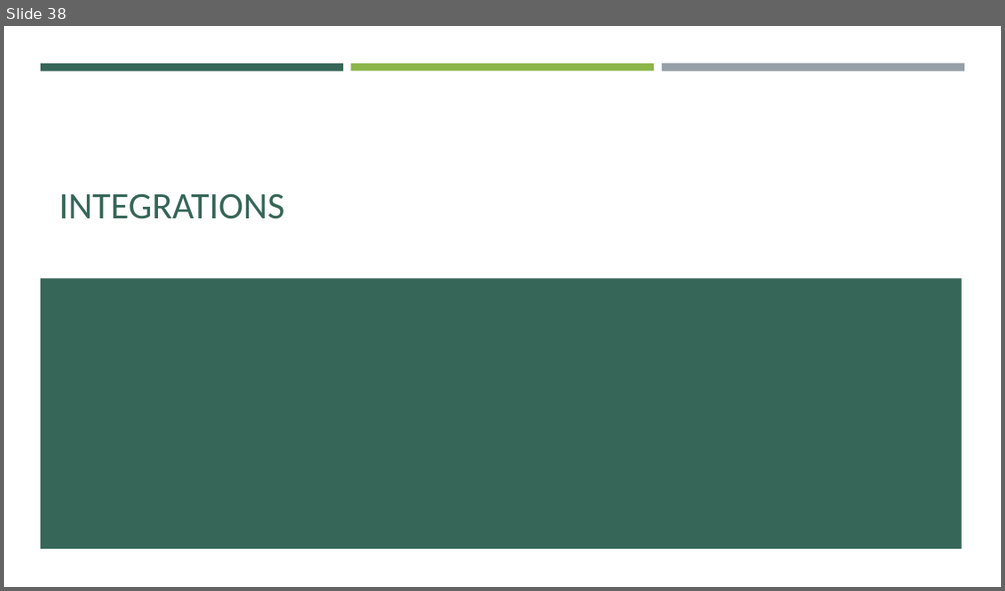
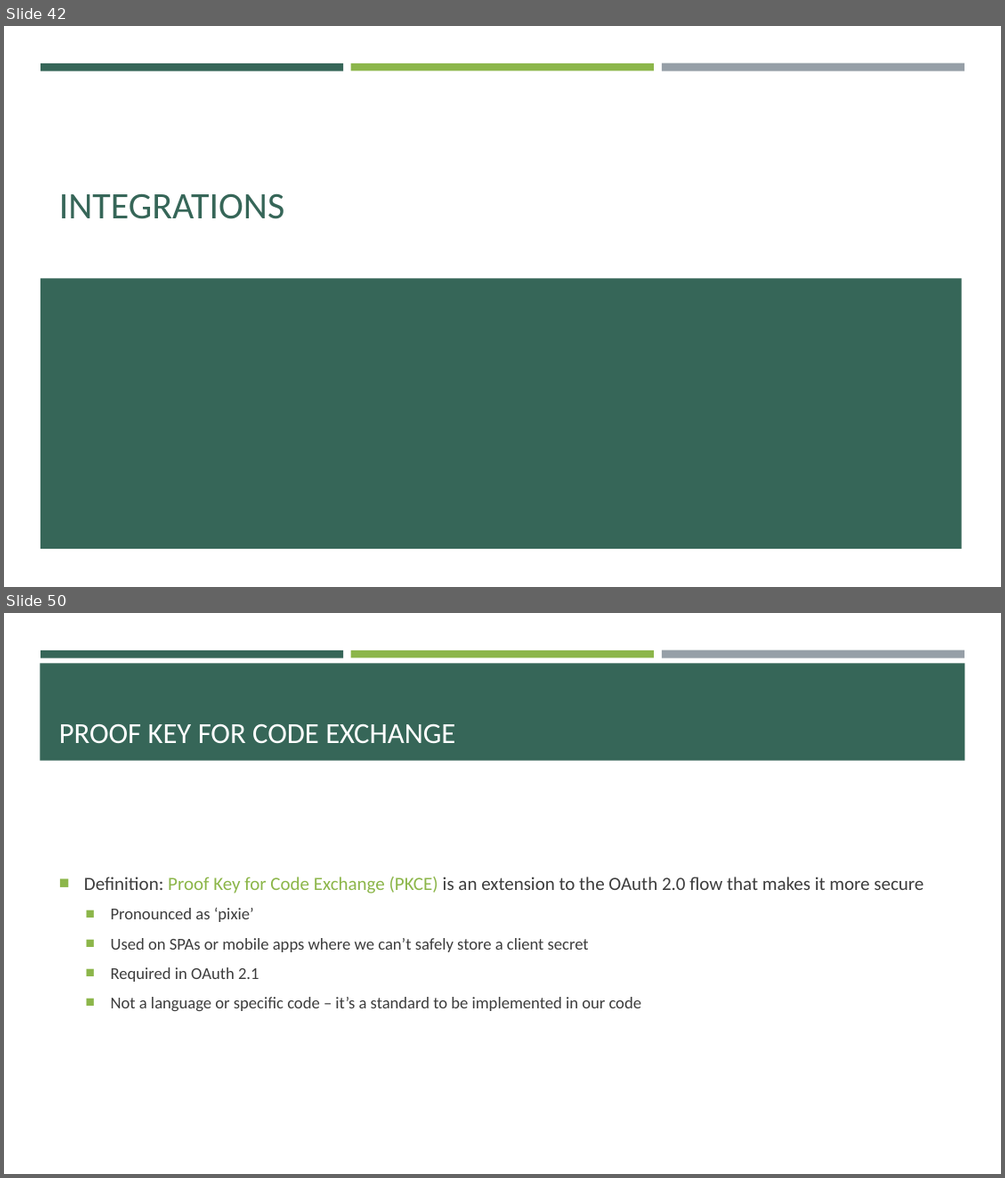
Before and after one commit to e-m-wilson/SNOW, a slide deck: Week_6/Data_Migration_&_Integration.pptx. Shown one above the other, each under a label of ours: slide 38 before the commit, slides 42 and 50 after it; the slides between them are not shown. The pictures are 1005x591 and 1005x1178 pixels, drawn with LibreOffice and Linux fonts; fonts in the diff are those of the drawing. Boxes give left, top, right and bottom in pixels: in the first picture for what was removed or moved away, otherwise in the second. Text is boxed around its words. In the diff, an @@ line names an element or a change of style, - is before the commit and + after.

```diff
--- a/Week_6/Data_Migration_&_Integration.pptx
+++ b/Week_6/Data_Migration_&_Integration.pptx
@@ slide 50 added at bbox=[4, 613, 1001, 1174], background #FFFFFF; not listed: 3 template elements that a slide beside it also shows @@
@@ rectangle added at bbox=[40, 663, 965, 761], fill #366658 @@
@@ title added at bbox=[59, 724, 455, 743], 28 pt, text #FFFFFF @@
+PROOF KEY FOR CODE EXCHANGE
@@ text added at bbox=[84, 876, 923, 1011], 16 pt, text #3D3D3D @@
+■ Definition: Proof Key for Code Exchange (PKCE) is an extension to the OAuth 2.0 flow that makes it more secure
+  ■ Pronounced as ‘pixie’
+  ■ Used on SPAs or mobile apps where we can’t safely store a client secret
+  ■ Required in OAuth 2.1
+  ■ Not a language or specific code – it’s a standard to be implemented in our code
@@ what was slide 38 is now slide 42 @@
```
Also in this commit, not shown: 16 other slides added, 4 other files.
